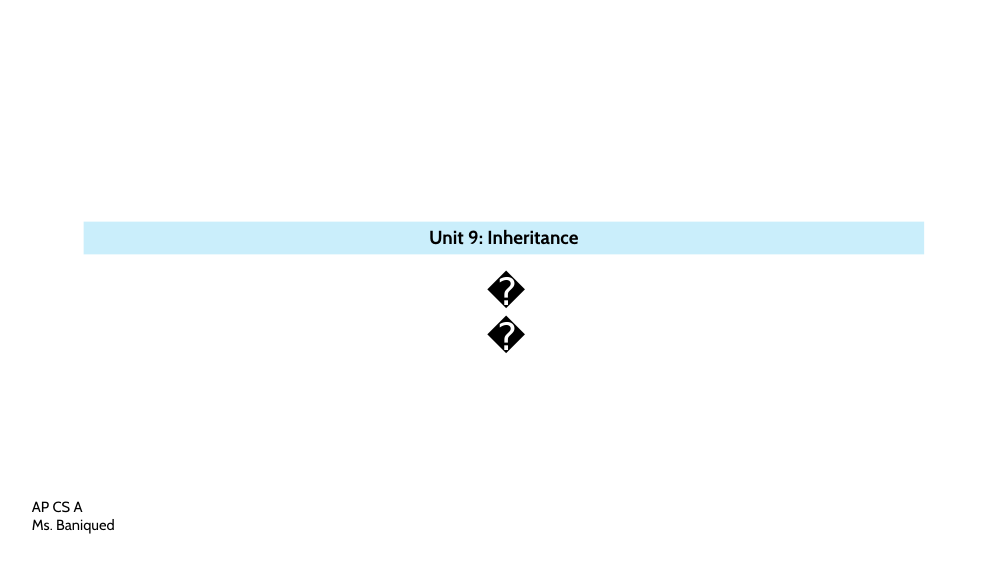
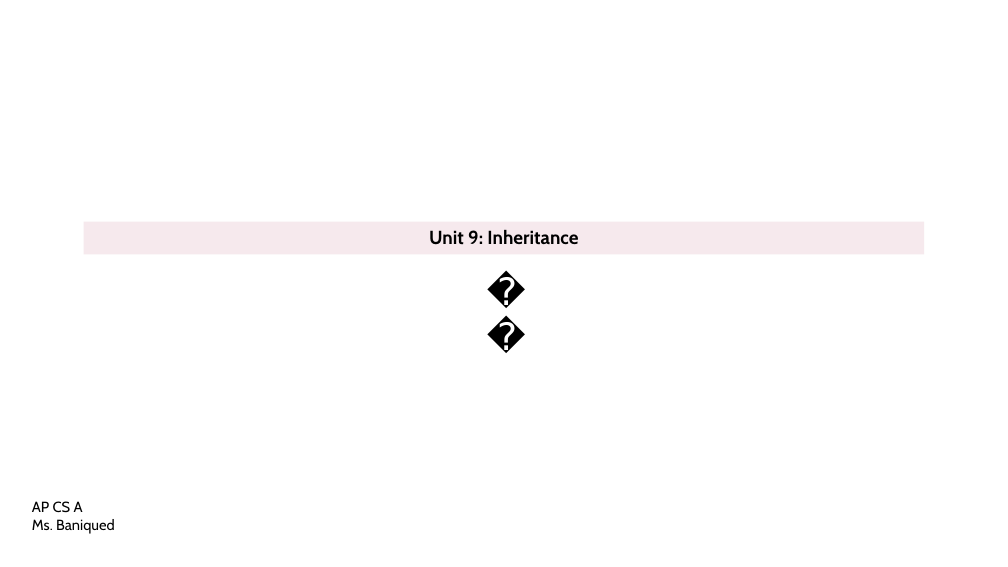
Before and after one commit to gabbley/APCSA-2024-2025, a slide deck: slide 1 of Unit 9/CSA Unit 9 Slides.pptx. Drawn at 1008x567 pixels with LibreOffice and Linux fonts; fonts in the diff are those of the drawing. Boxes give left, top, right and bottom in pixels: in the first picture for what was removed or moved away, otherwise in the second. Text is boxed around its words. In the diff, an @@ line names an element or a change of style, - is before the commit and + after.

Commit message:
Updated Unit 9 slides

```diff
--- a/Unit 9/CSA Unit 9 Slides.pptx
+++ b/Unit 9/CSA Unit 9 Slides.pptx
@@ rectangle "Unit 9: Inheritance" at bbox=[84, 222, 925, 255]: fill #CAEEFB to #F6E9ED @@
```
Also in this commit, not shown: 2 other slides changed, 10 slides added.
